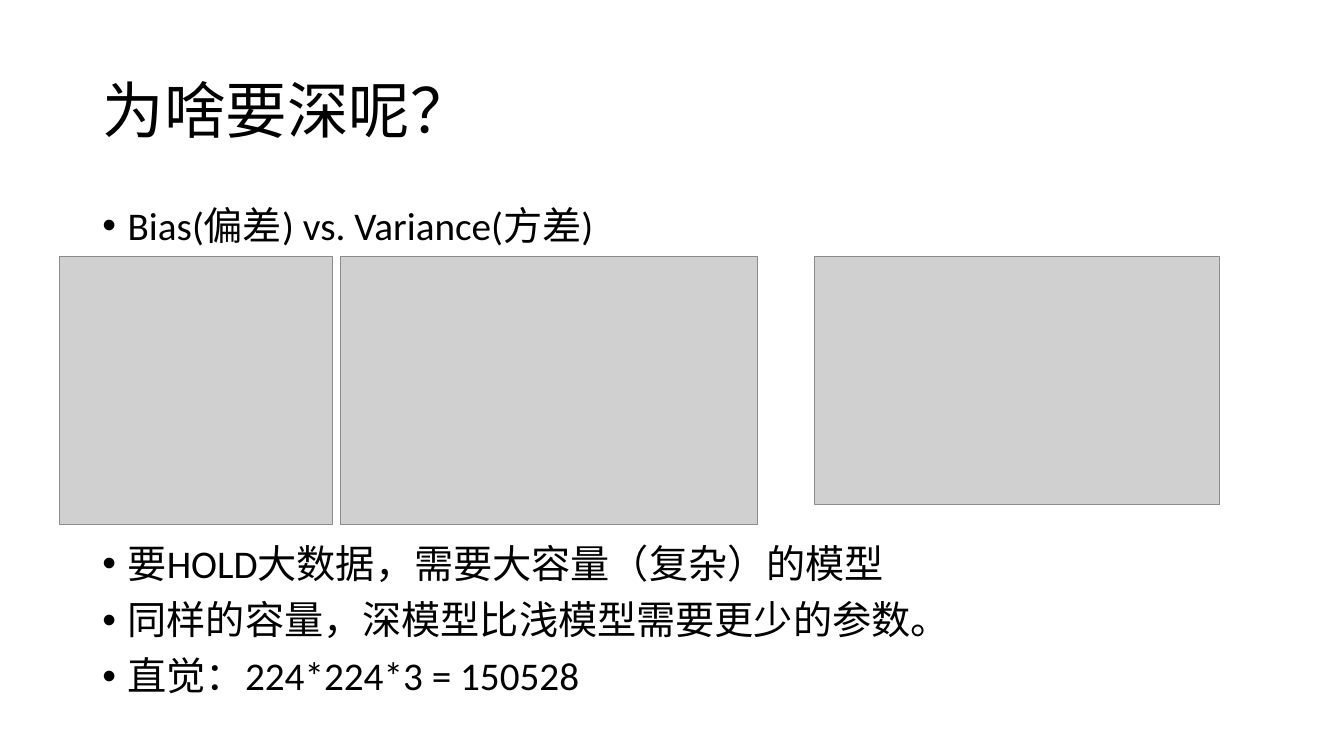
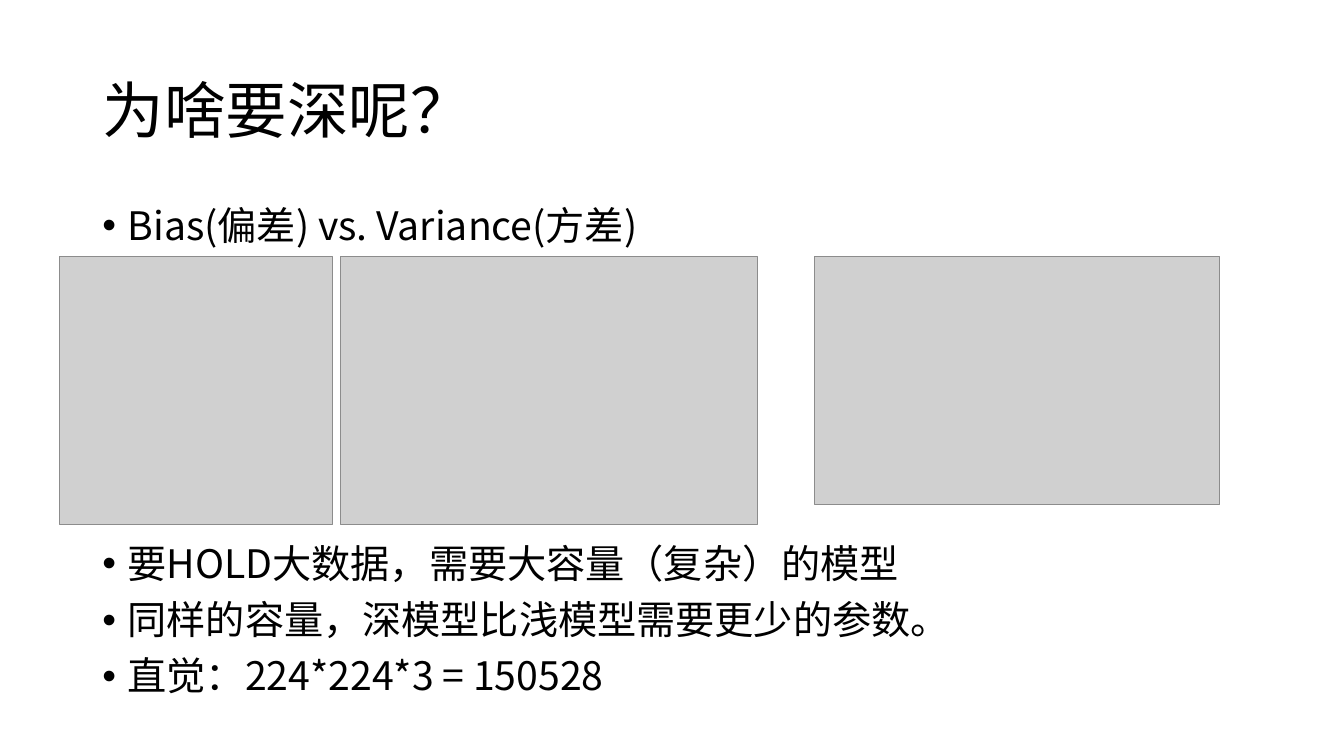
Before and after one commit to foamliu/Learning-DL, a slide deck: slide 6 of cnn/CNN.pptx. Drawn at 1344x756 pixels with LibreOffice and Linux fonts; fonts in the diff are those of the drawing; grey boxes stand for pictures. Boxes give left, top, right and bottom in pixels: in the first picture for what was removed or moved away, otherwise in the second. Text is boxed around its words. In the diff, an @@ line names an element or a change of style, - is before the commit and + after.

```diff
--- a/cnn/CNN.pptx
+++ b/cnn/CNN.pptx
@@ text "Bias(偏差) vs. Variance(方差)" at (128, 207, 950, 693): font Calibri to Noto Sans CJK SC @@
```
Also in this commit, not shown: 6 other slides changed, 5 other files.
